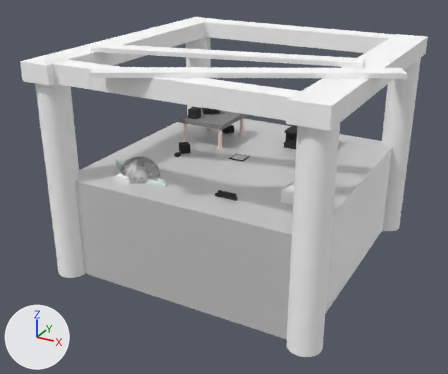
A saved change to the glTF model assets/models/scene.glb.
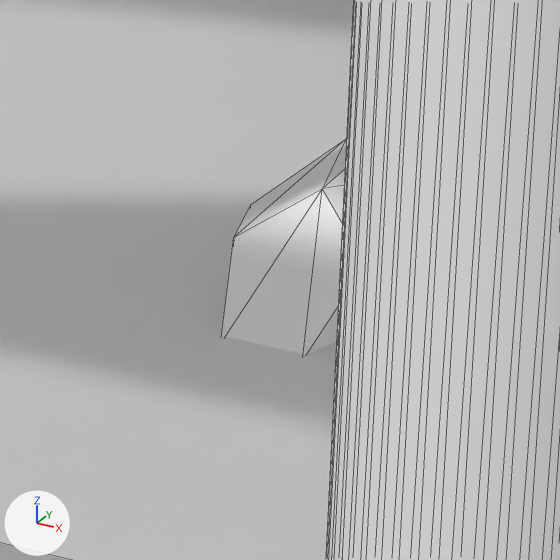
The first picture shows the older version from a 50 mm camera at (270.0, -527.0, 219.0) aimed at (-3.0, -31.0, -29.0). The close-ups show both versions on the part from 57% to 71% of the width and 44% to 61% of the height of that picture; other places that the commit changed are outside them. Lighting does not change. The marker at lower left points along +X, +Y and +Z. The close-ups show mesh edges as thin lines. Where no turn or scale is listed for an object, it has been applied to the vertices.
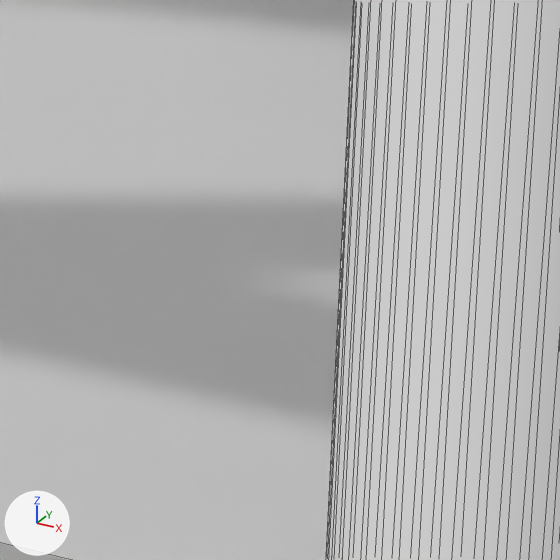
Where the newer file only moved an object's origin or applied its transform, the numbers keep the older frame.

Location of each change, (x1, y1, x2, y2) in pixels of the close-ups (560 x 560 px):
'Dodecahedron', deleted
    before: (221, 139, 347, 355)

What changed in the scene script:
```text
Change mat_material_6:
    mat_material_6.metallic: 0.5 -> 0.0
Change me_mesh_28:
    where me_mesh_28.from_pydata(...)  # 104 vertices, 200 faces; spans x -15.0..15.0, y -15.0..15.0, z -100.0..100.0
    remove me_mesh_28.materials.append(mat_material_7)  # white #ffffff
    add me_mesh_28.materials.append(mat_material_6)  # white #ffffff
Remove ob_dodecahedron:
    ob_dodecahedron = bpy.data.objects.new('Dodecahedron', me_mesh_33)
    ob_dodecahedron.location = (81.5, -52.1, -10.3)
```
